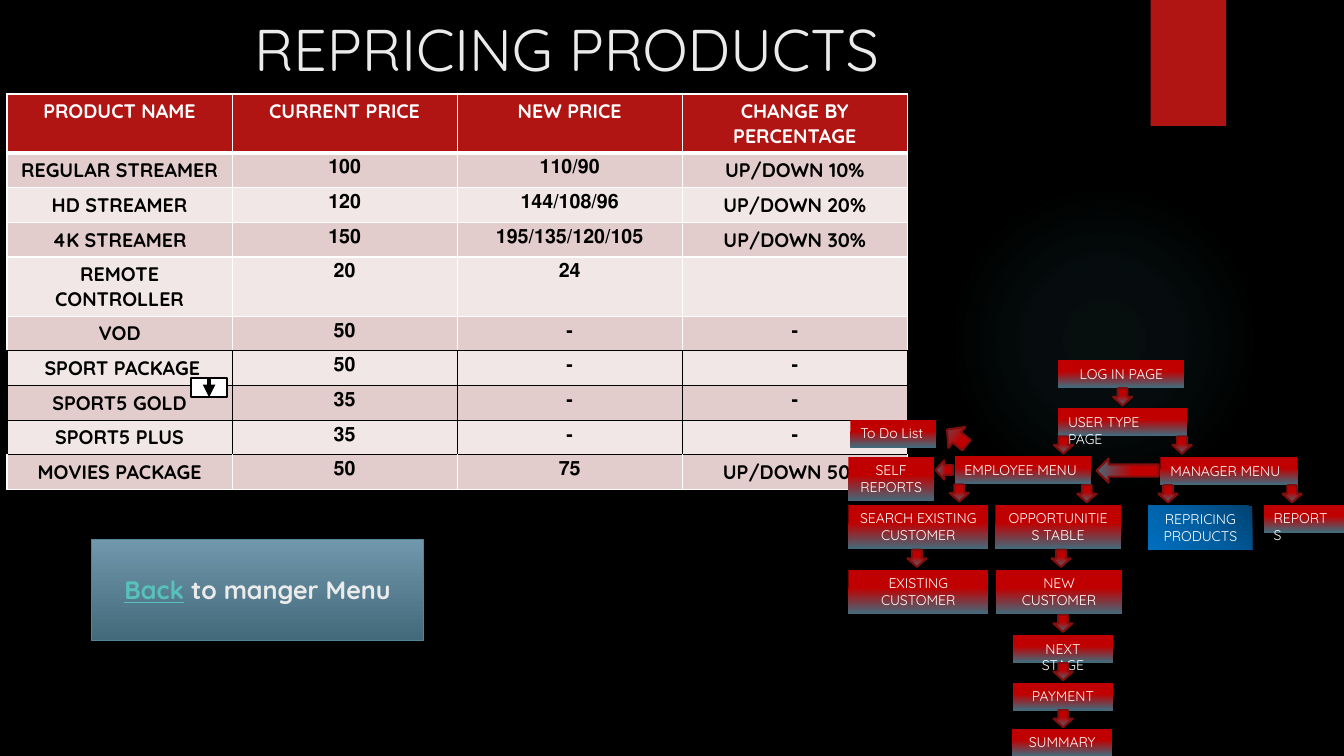
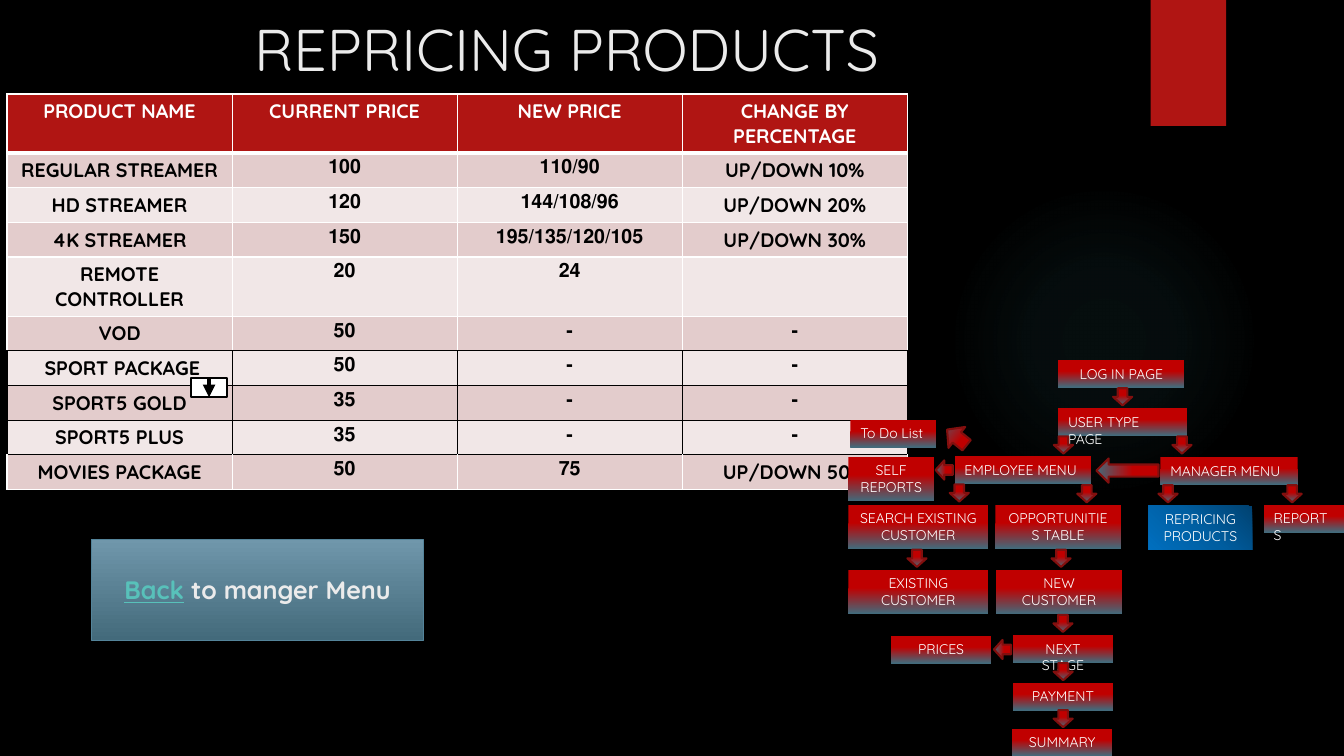
Before and after one commit to nastiazaya/Team-9-sce, a slide deck: slide 6 of Prototype SOP Systems v1.5 - working .pptx. Drawn at 1344x756 pixels with LibreOffice and Linux fonts; fonts in the diff are those of the drawing; background and template pictures are left out. Boxes give left, top, right and bottom in pixels: in the first picture for what was removed or moved away, otherwise in the second. Text is boxed around its words. In the diff, an @@ line names an element or a change of style, - is before the commit and + after.

Commit message:
Add files via upload
fixed minor issues with missing arrows and text

```diff
--- a/Prototype SOP Systems v1.5 - working .pptx
+++ b/Prototype SOP Systems v1.5 - working .pptx
@@ rectangle added at (891,636,991,663), fill gradient #C00000 to #436A7C, 10 pt, text #FFFFFF @@
+PRICES
@@ down arrow added at (994,640,1011,659), fill gradient #C00000 to #436A7C, outline #82100E 1.5 pt @@
```
Also in this commit, not shown: 1 other slide changed.
